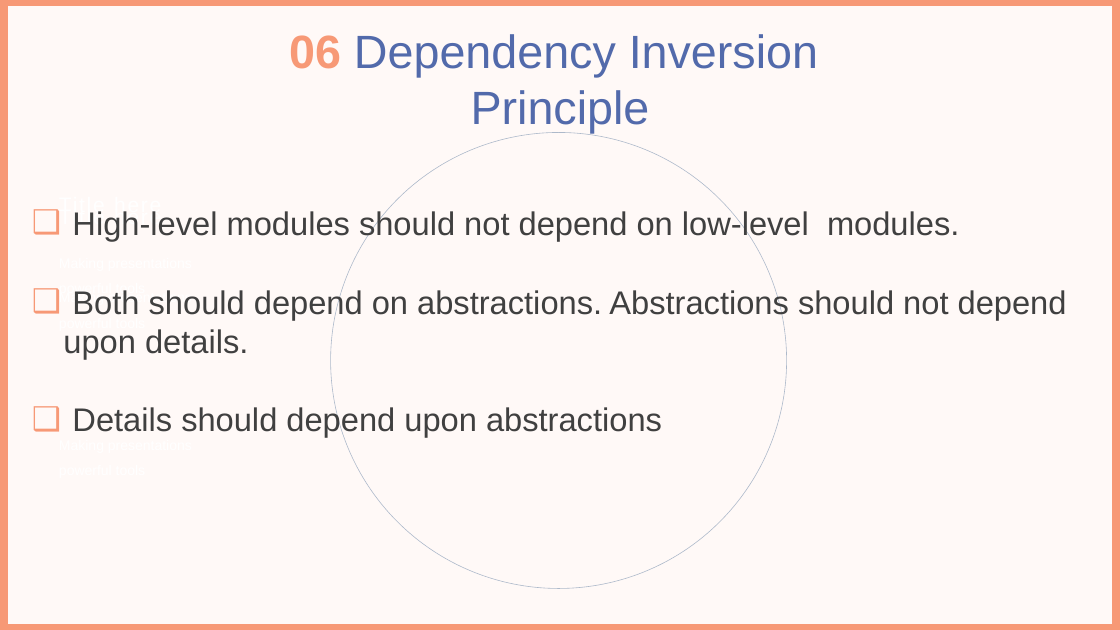
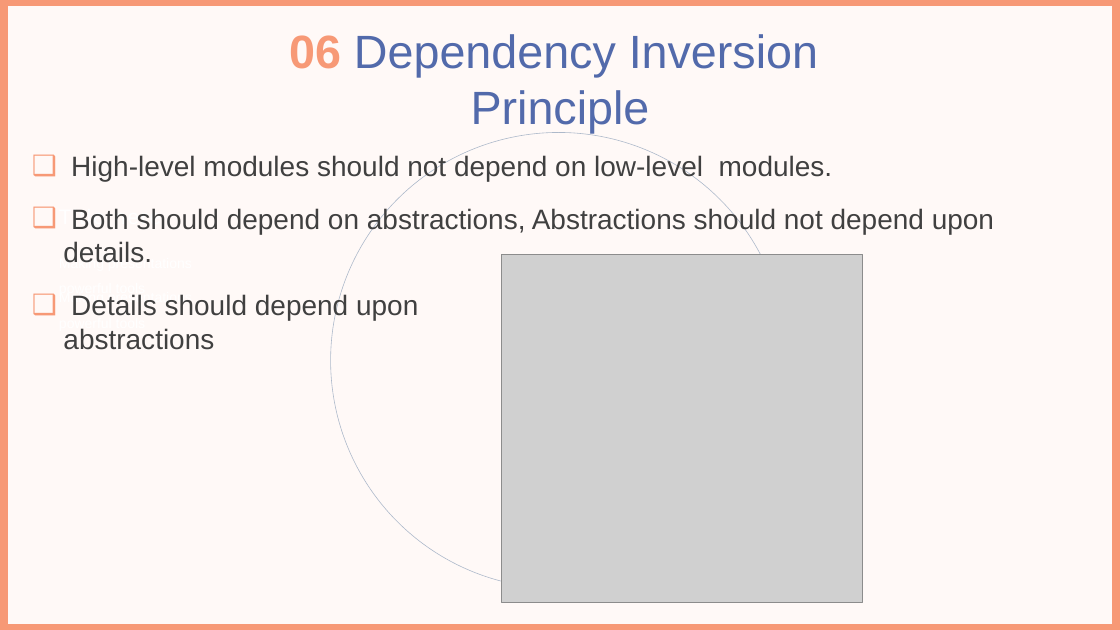
Before and after one commit to ahmedhammad111/SWE, a slide deck: slide 46 of SWE.pptx (slide 44 before the commit). Drawn at 1120x630 pixels with LibreOffice and Linux fonts; fonts in the diff are those of the drawing; grey boxes stand for pictures; background and template pictures are left out. Boxes give left, top, right and bottom in pixels: in the first picture for what was removed or moved away, otherwise in the second. Text is boxed around its words. In the diff, an @@ line names an element or a change of style, - is before the commit and + after.

```diff
--- a/SWE.pptx
+++ b/SWE.pptx
@@ text "High-level modules should not depend ..." moved from (x1=63, y1=209, x2=1067, y2=437) to (x1=71, y1=155, x2=833, y2=182) @@
@@ text "High-level modules should not depend ..." at (x1=71, y1=155, x2=833, y2=182): size 28 to 24 pt @@
@@ text added at (x1=63, y1=207, x2=994, y2=263), 24 pt, text #404040 @@
+❑ Both should depend on abstractions, Abstractions should not depend upon details.
@@ text removed at (x1=59, y1=211, x2=161, y2=216) @@
-Title here
@@ picture added at (x1=502, y1=254, x2=863, y2=602) @@
@@ text removed at (x1=59, y1=290, x2=146, y2=297) @@
-Making presentations powerful tools
@@ text at (x1=63, y1=288, x2=1067, y2=437): paragraphs removed @@
-❑ Both should depend on abstractions. Abstractions should not depend upon details.
-❑ Details should depend upon abstractions
@@ text added at (x1=63, y1=293, x2=418, y2=350), 24 pt, text #404040 @@
+❑ Details should depend upon abstractions
```
Also in this commit, not shown: 27 other slides changed, 3 slides added, 2 slides removed, 3 other files.
